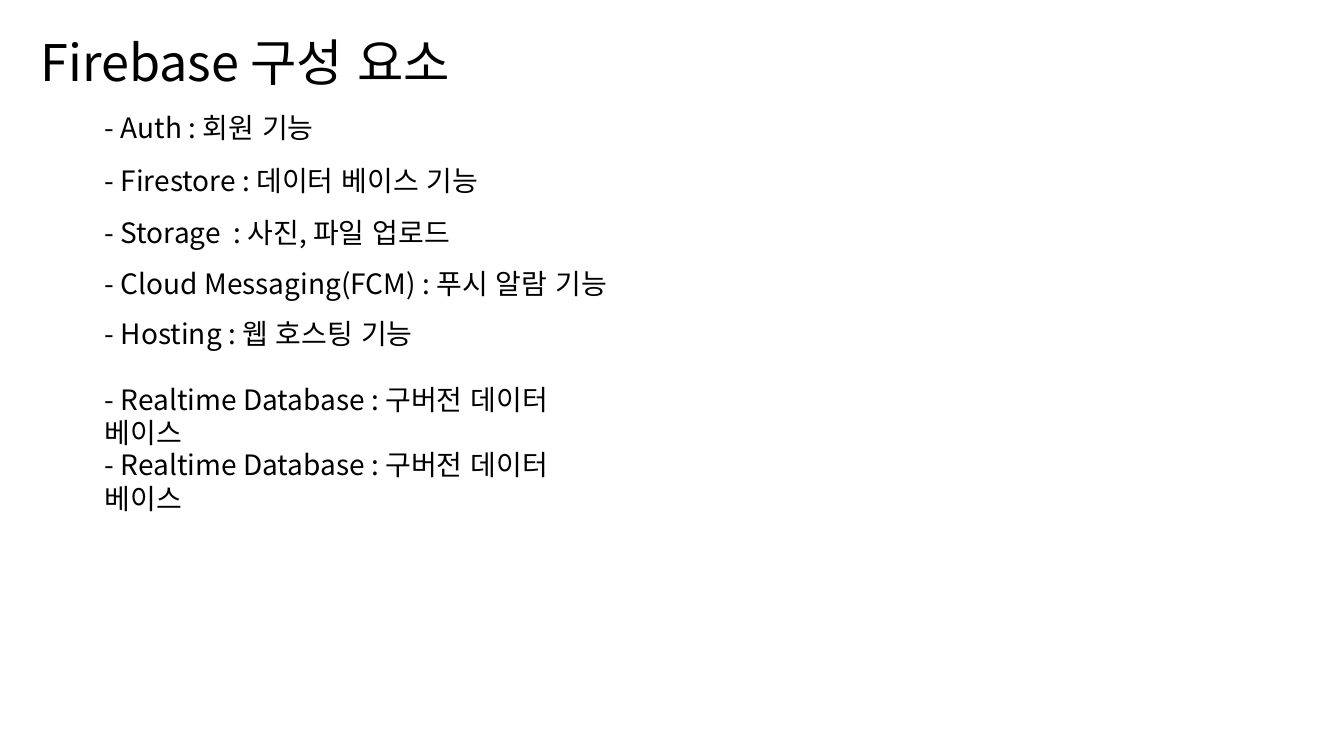
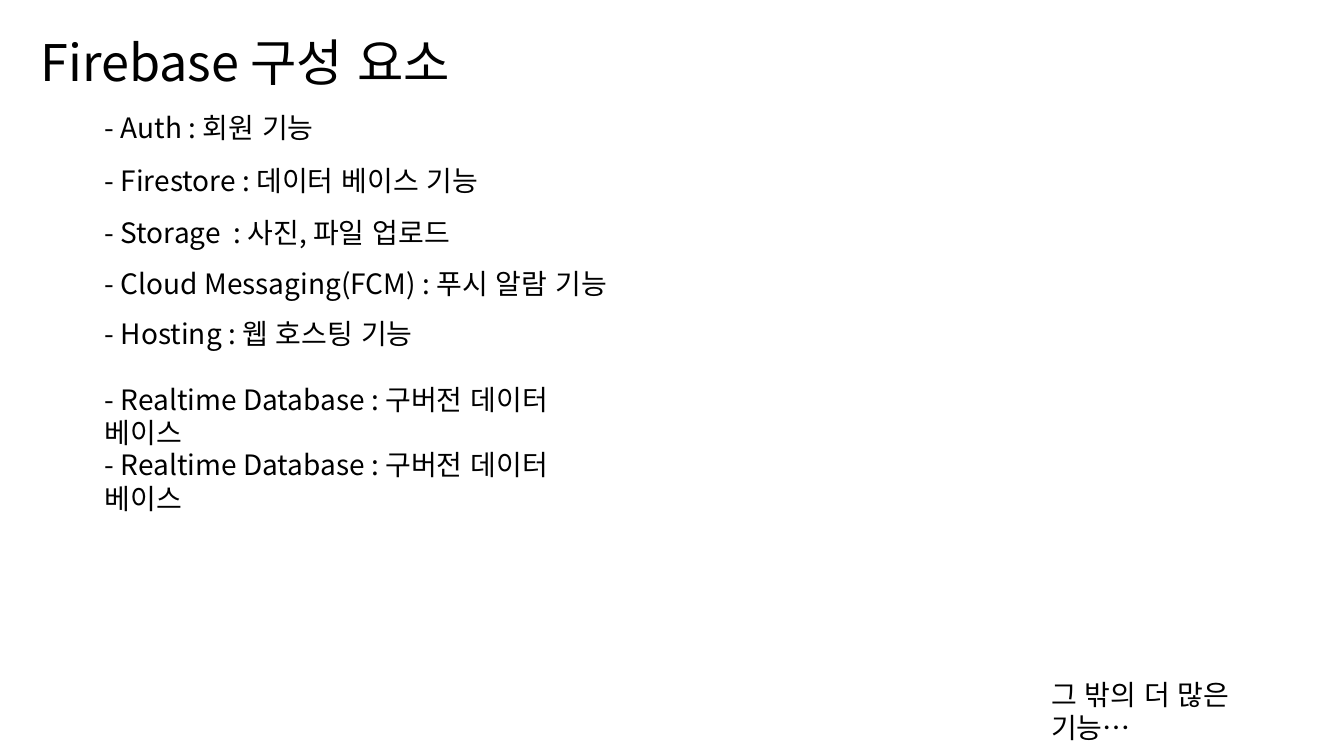
Before and after one commit to ckstmznf/2022-EDCAN-Class, a slide deck: slide 6 of PPT/2. Firebase/Firebase.pptx. Drawn at 1344x756 pixels with LibreOffice and Linux fonts; fonts in the diff are those of the drawing. Boxes give left, top, right and bottom in pixels: in the first picture for what was removed or moved away, otherwise in the second. Text is boxed around its words. In the diff, an @@ line names an element or a change of style, - is before the commit and + after.

```diff
--- a/PPT/2. Firebase/Firebase.pptx
+++ b/PPT/2. Firebase/Firebase.pptx
@@ text added at [1051,681,1230,741], 20 pt, text #000000 @@
+그 밖의 더 많은 기능…
```
Also in this commit, not shown: 4 other slides changed, 12 slides added, 8 slides removed, 52 other files.
